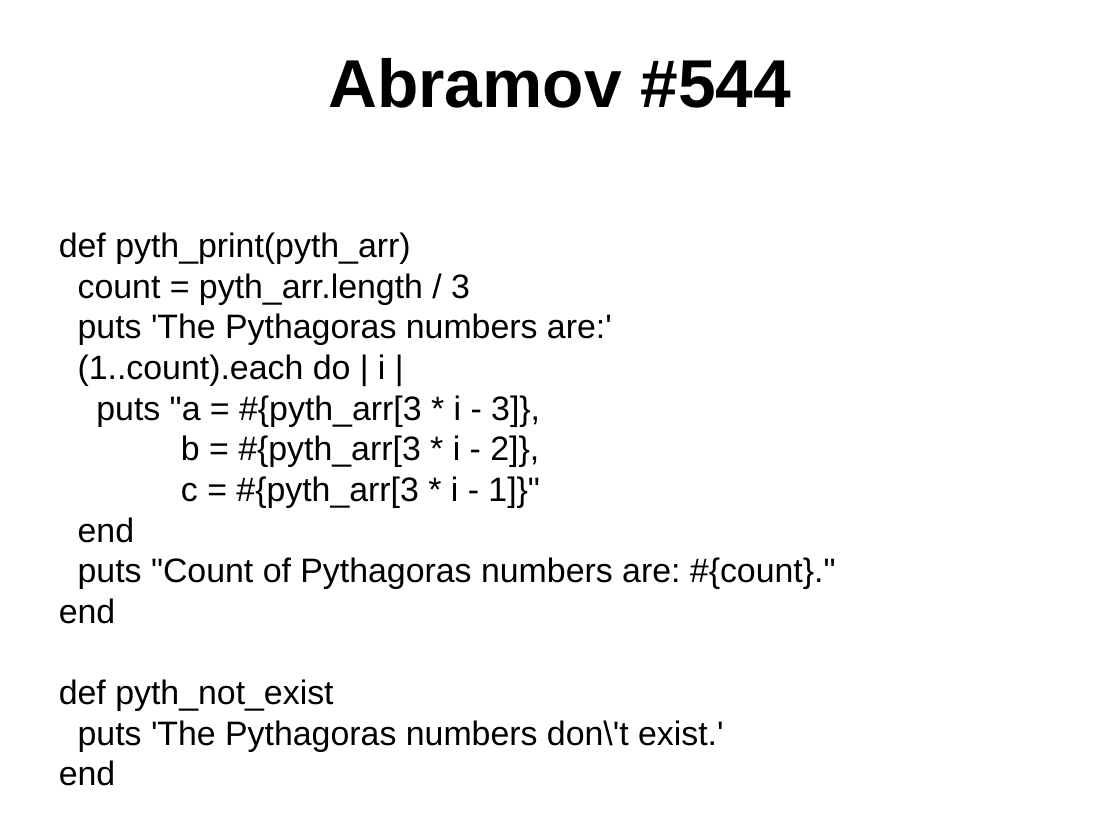
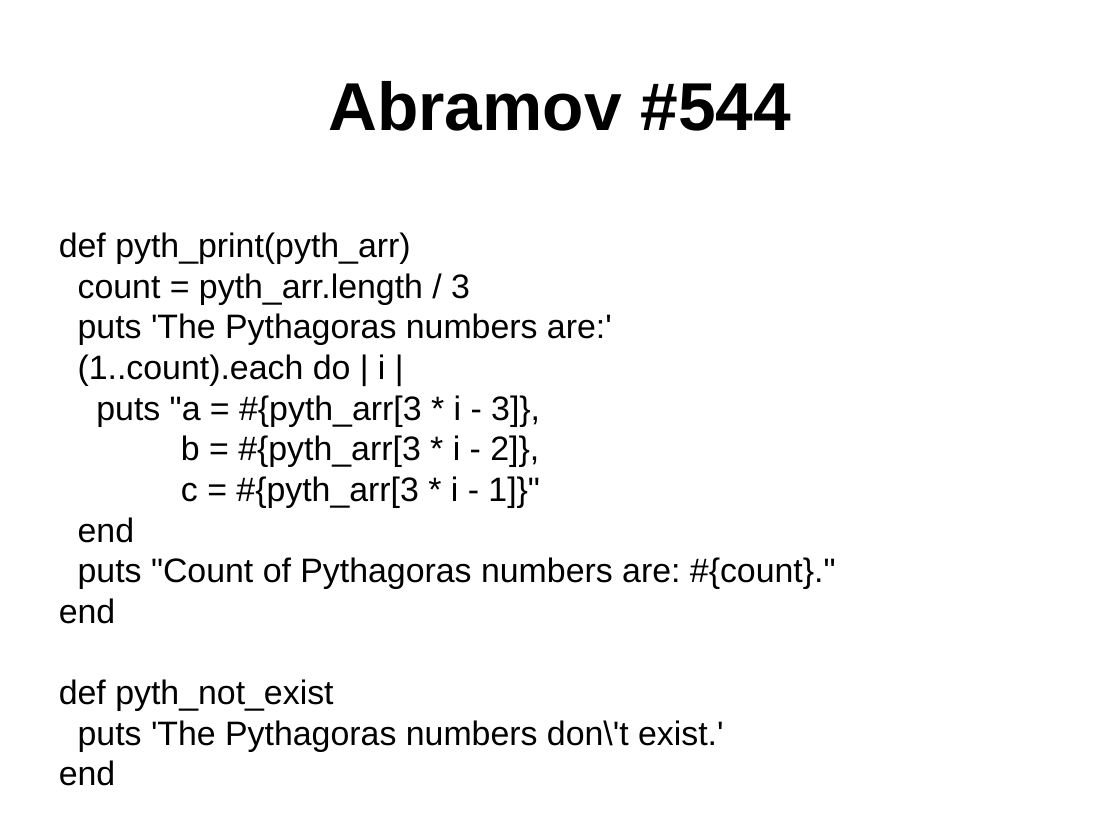
Before and after one commit to lahotskyy/demo1, a slide deck: slide 6 of taras_slides.odp (slide 5 before the commit). Drawn at 1120x840 pixels with LibreOffice and Linux fonts; fonts in the diff are those of the drawing; background and template pictures are left out. Boxes give left, top, right and bottom in pixels: in the first picture for what was removed or moved away, otherwise in the second. Text is boxed around its words. In the diff, an @@ line names an element or a change of style, - is before the commit and + after.

```diff
--- a/taras_slides.odp
+++ b/taras_slides.odp
@@ title "Abramov #544" moved from (x1=328, y1=58, x2=792, y2=108) to (x1=328, y1=81, x2=792, y2=131) @@
```
Also in this commit, not shown: 4 other slides changed, 2 slides added, 5 other files.
